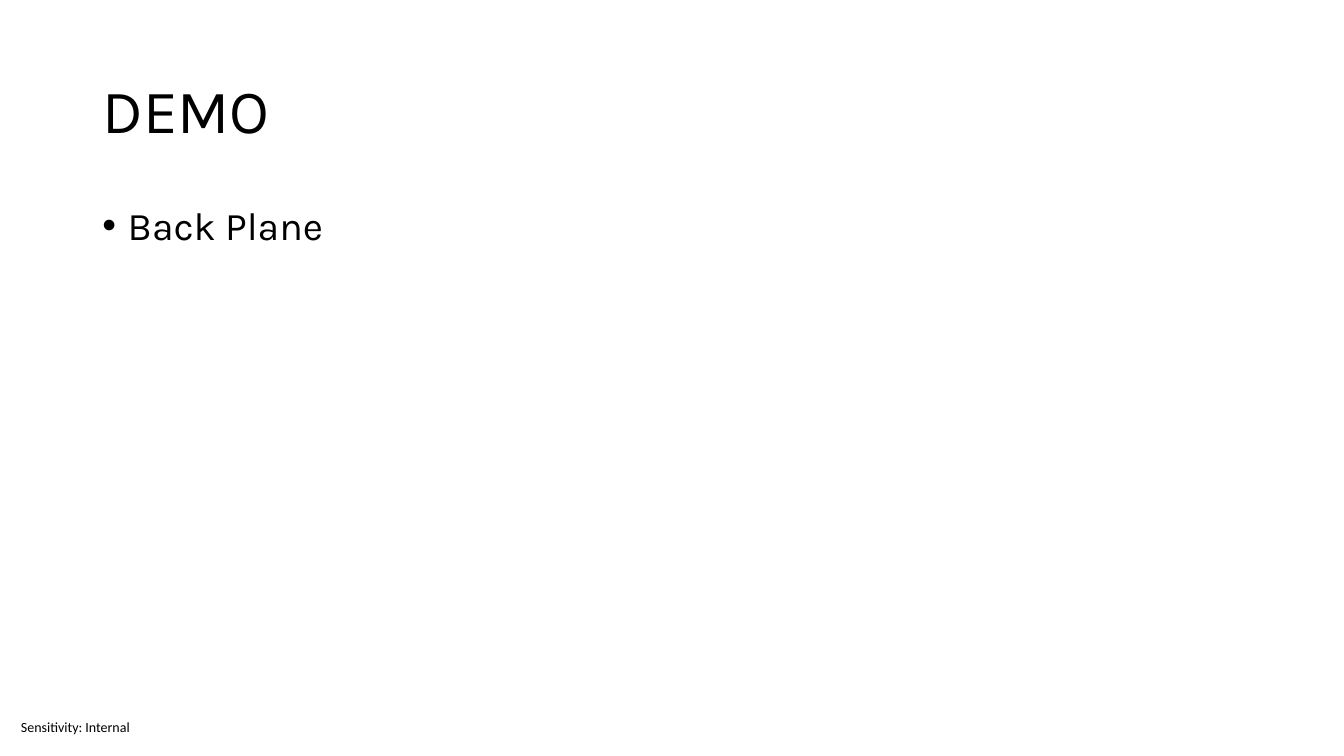
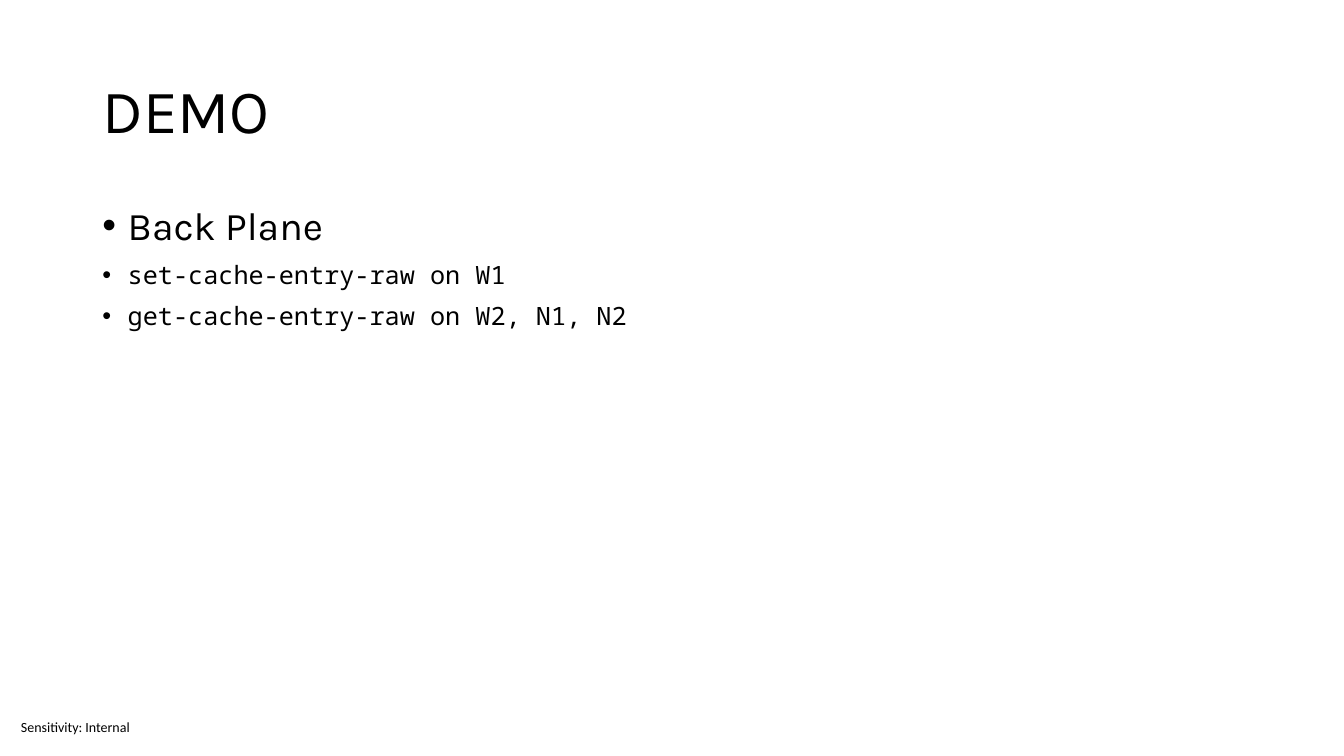
Before and after one commit to sabbadino/cache-like-a-pro-fusion-cache, a slide deck: slide 36 of cache-like-a-pro.pptx (slide 35 before the commit). Drawn at 1344x756 pixels with LibreOffice and Linux fonts; fonts in the diff are those of the drawing. Boxes give left, top, right and bottom in pixels: in the first picture for what was removed or moved away, otherwise in the second. Text is boxed around its words. In the diff, an @@ line names an element or a change of style, - is before the commit and + after.

```diff
--- a/cache-like-a-pro.pptx
+++ b/cache-like-a-pro.pptx
@@ text at (128, 265, 626, 331): paragraphs added @@
+• set-cache-entry-raw on W1
+• get-cache-entry-raw on W2, N1, N2
```
Also in this commit, not shown: 13 other slides changed, 1 slide added, 23 other files.
